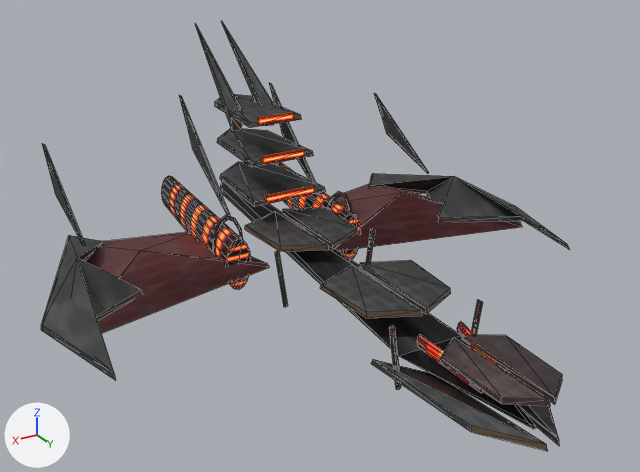
The glTF model assets/models/dynasty_cruiser_recreated_lod2.glb as it was, and as the next commit left it.
Rendered twice from a camera (50 mm lens) standing at (2.07, 2.94, 1.68) and looking at (0.12, -0.3, 0.06). Lighting does not change. The marker at lower left points along +X, +Y and +Z. The first picture is the older version. Mesh edges are drawn as thin lines. Vertices at exactly the same position are counted once.

The first picture shows 'dynasty_cruiser_far_source'.
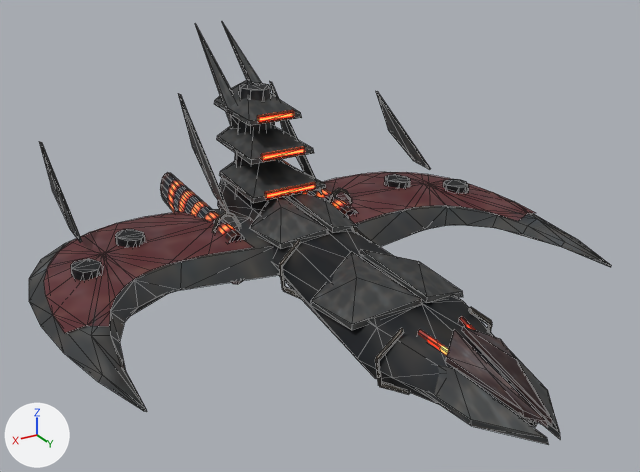
ob_baked_original_rig_frame is not drawn itself; it is the parent of ob_dynasty_cruiser_far_source.

What changed in the scene script:
```text
Change me_exposed_mechanical_keel_002:
    used by ob_dynasty_cruiser_far_source; parent = ob_baked_original_rig_frame; location = (0.0, 0.0, 0.0)
    remove me_exposed_mechanical_keel_002.from_pydata(...)  # 604 vertices, 1076 faces; spans x -4.92..4.92, y -5.1..3.65, z -0.21..1.92
    add me_exposed_mechanical_keel_002.from_pydata(...)  # 953 vertices, 1682 faces; spans x -4.86..4.86, y -5.1..3.65, z -0.32..1.92
    me_exposed_mechanical_keel_002 part 1: a new loose piece, an 8-sided cut cone along z (radius 0.51 at the low end, 0.29 at the high end) spanning x -0.51..0.51, y 1.44..2.46, z 0.23..1.45, in mat_fleet___shared_pbr_atlas
    me_exposed_mechanical_keel_002 part 2: the loose piece of 15 vertices spanning x -4.92..-3.0, y -1.6..2.95, z 0.06..0.38 is rebuilt with 45 vertices and now spans x -4.86..-0.6, y -2.5..2.85, z -0.05..0.3
    me_exposed_mechanical_keel_002 part 3: the loose piece of 15 vertices spanning x 3.0..4.92, y -1.6..2.95, z 0.06..0.38 is rebuilt with 45 vertices and now spans x 0.6..4.86, y -2.5..2.85, z -0.05..0.3
    me_exposed_mechanical_keel_002 part 4: the loose piece of 9 vertices spanning x 0.65..4.65, y -0.3..2.8, z -0.01..0.27 is rebuilt with 23 vertices and now spans x 1.04..4.68, y -0.66..2.4, z 0.14..0.31
    me_exposed_mechanical_keel_002 part 5: the loose piece of 9 vertices spanning x -4.65..-0.65, y -0.3..2.8, z -0.01..0.27 is rebuilt with 23 vertices and now spans x -4.68..-1.04, y -0.66..2.4, z 0.14..0.31
    me_exposed_mechanical_keel_002 part 6: the loose piece of 8 vertices spanning x 0.04..0.89, y -2.71..-1.08, z 0.28..0.32 is rebuilt with 9 vertices and now spans x 0.04..1.06, y -2.71..-1.08, z 0.11..0.43
    me_exposed_mechanical_keel_002 part 7: the loose piece of 8 vertices spanning x -0.6..-0.04, y -5.01..-3.38, z 0.25..0.29 is rebuilt with 9 vertices and now spans x -0.48..-0.04, y -5.01..-3.38, z 0.03..0.32
    me_exposed_mechanical_keel_002 part 8: the loose piece of 8 vertices spanning x 0.04..0.89, y -0.41..1.22, z 0.3..0.35 is rebuilt with 9 vertices and now spans x 0.04..0.79, y -0.41..1.22, z 0.22..0.55
    me_exposed_mechanical_keel_002 part 9: the loose piece of 8 vertices spanning x -0.89..-0.04, y -2.71..-1.08, z 0.28..0.32 is rebuilt with 9 vertices and now spans x -1.06..-0.04, y -2.71..-1.08, z 0.11..0.43
    me_exposed_mechanical_keel_002 part 10: the loose piece of 8 vertices spanning x -0.89..-0.04, y -0.41..1.22, z 0.3..0.35 is rebuilt with 9 vertices and now spans x -0.79..-0.04, y -0.41..1.22, z 0.22..0.55
    me_exposed_mechanical_keel_002 part 11: the loose piece of 8 vertices spanning x 0.04..0.6, y -5.01..-3.38, z 0.25..0.29 is rebuilt with 9 vertices and now spans x 0.04..0.48, y -5.01..-3.38, z 0.03..0.32
    me_exposed_mechanical_keel_002 part 12: 52 vertices removed from x -1.02..1.02, y -4.8..-0.25, z -0.18..0.37; 203 vertices added at x -1.14..1.14, y -4.8..3.2, z -0.32..1.49
    me_exposed_mechanical_keel_002 part 13: 45 vertices added at x 2.61..4.1, y 0.53..2.31, z 0.14..0.58
    me_exposed_mechanical_keel_002 part 14: 43 vertices added at x -4.1..-2.61, y 0.53..2.31, z 0.14..0.58
    me_exposed_mechanical_keel_002 part 15: 44 kept faces spanning x -3.72..3.77, y -5.1..3.65, z -0.05..1.92 get new texture (UV) coordinates
Change ob_baked_original_rig_frame:
    ob_baked_original_rig_frame.location: (-0.000403, -0.535, -0.245) -> (-0.000345, -0.535, -0.218)
    ob_baked_original_rig_frame.scale: (0.278, 0.325, 0.552) -> (0.281, 0.325, 0.538)
```

What differs and where, as boxes [x1, y1, x2, y2] in the pictures (640 x 472 px):
'dynasty_cruiser_far_source', reshaped, moved, rescaled (10% wider)
    before: [41, 21, 569, 451]
    after: [29, 22, 611, 444]
part 1 of me_exposed_mechanical_keel_002, added
    after: [234, 83, 275, 195]
part 2 of me_exposed_mechanical_keel_002, rebuilt (147% wider, 40% taller)
    before: [41, 235, 142, 380]
    after: [29, 208, 280, 412]
part 3 of me_exposed_mechanical_keel_002, rebuilt
    before: [369, 174, 569, 249]
    after: [346, 203, 611, 267]
part 4 of me_exposed_mechanical_keel_002, rebuilt
    before: [335, 184, 522, 251]
    after: [323, 172, 536, 224]
part 5 of me_exposed_mechanical_keel_002, rebuilt
    before: [85, 232, 270, 333]
    after: [44, 211, 253, 333]
part 6 of me_exposed_mechanical_keel_002, rebuilt (13% wider)
    before: [359, 260, 451, 314]
    after: [359, 249, 463, 303]
part 7 of me_exposed_mechanical_keel_002, rebuilt (7% narrower, 41% taller)
    before: [439, 337, 550, 406]
    after: [445, 329, 548, 427]
part 8 of me_exposed_mechanical_keel_002, rebuilt
    before: [282, 207, 358, 249]
    after: [286, 193, 357, 233]
part 9 of me_exposed_mechanical_keel_002, rebuilt (10% wider, 48% taller)
    before: [320, 265, 422, 318]
    after: [310, 251, 422, 330]
part 10 of me_exposed_mechanical_keel_002, rebuilt
    before: [245, 211, 329, 251]
    after: [250, 197, 329, 249]
part 11 of me_exposed_mechanical_keel_002, rebuilt (10% narrower, 39% taller)
    before: [462, 334, 562, 404]
    after: [462, 326, 552, 424]
part 12 of me_exposed_mechanical_keel_002, built on
    before: [220, 180, 537, 429]
    after: [179, 79, 559, 438]
part 13 of me_exposed_mechanical_keel_002, added
    after: [376, 92, 469, 193]
part 14 of me_exposed_mechanical_keel_002, added
    after: [40, 145, 145, 281]
part 15 of me_exposed_mechanical_keel_002, surface changed
    before: [231, 102, 548, 451]
    after: [230, 113, 548, 444]
